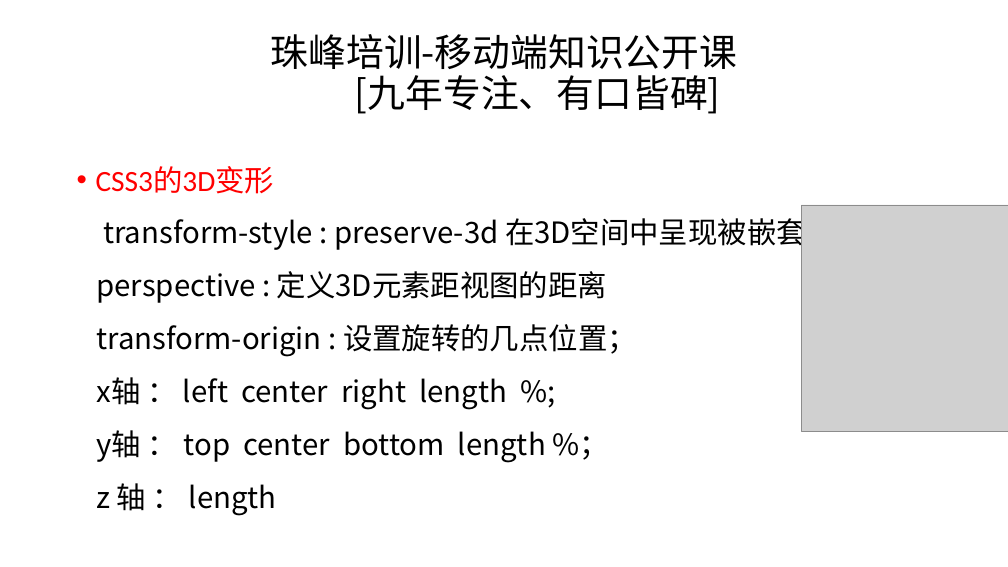
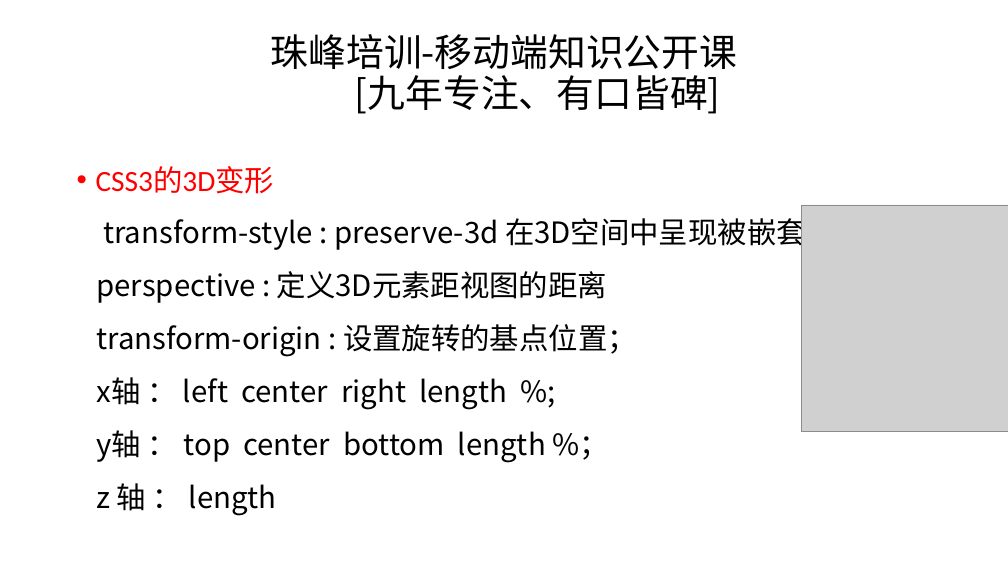
Before and after one commit to tangchao2010/Javascript201716, a slide deck: slide 21 of 7.正式课第七周/2.20180314第二天/移动端.pptx. Drawn at 1008x567 pixels with LibreOffice and Linux fonts; fonts in the diff are those of the drawing; grey boxes stand for pictures; background and template pictures are left out. Boxes give left, top, right and bottom in pixels: in the first picture for what was removed or moved away, otherwise in the second. Text is boxed around its words. In the diff, an @@ line names an element or a change of style, - is before the commit and + after.

```diff
--- a/7.正式课第七周/2.20180314第二天/移动端.pptx
+++ b/7.正式课第七周/2.20180314第二天/移动端.pptx
@@ text at (x1=96, y1=324, x2=637, y2=357): text changed @@
-transform-origin : 设置旋转的几点位置；
+transform-origin : 设置旋转的基点位置；
```
Also in this commit, not shown: 3 other slides changed, 17 other files.
